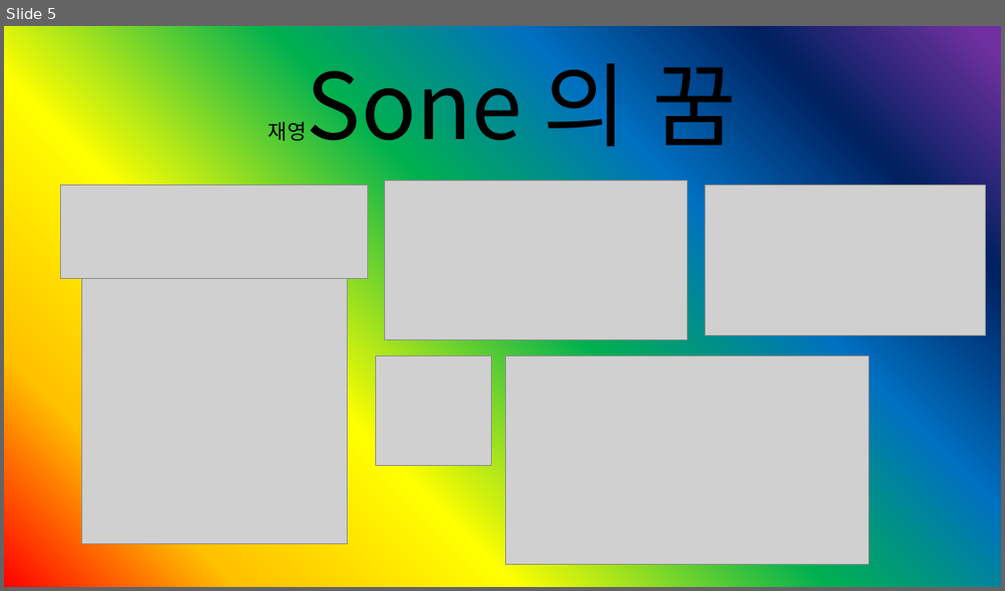
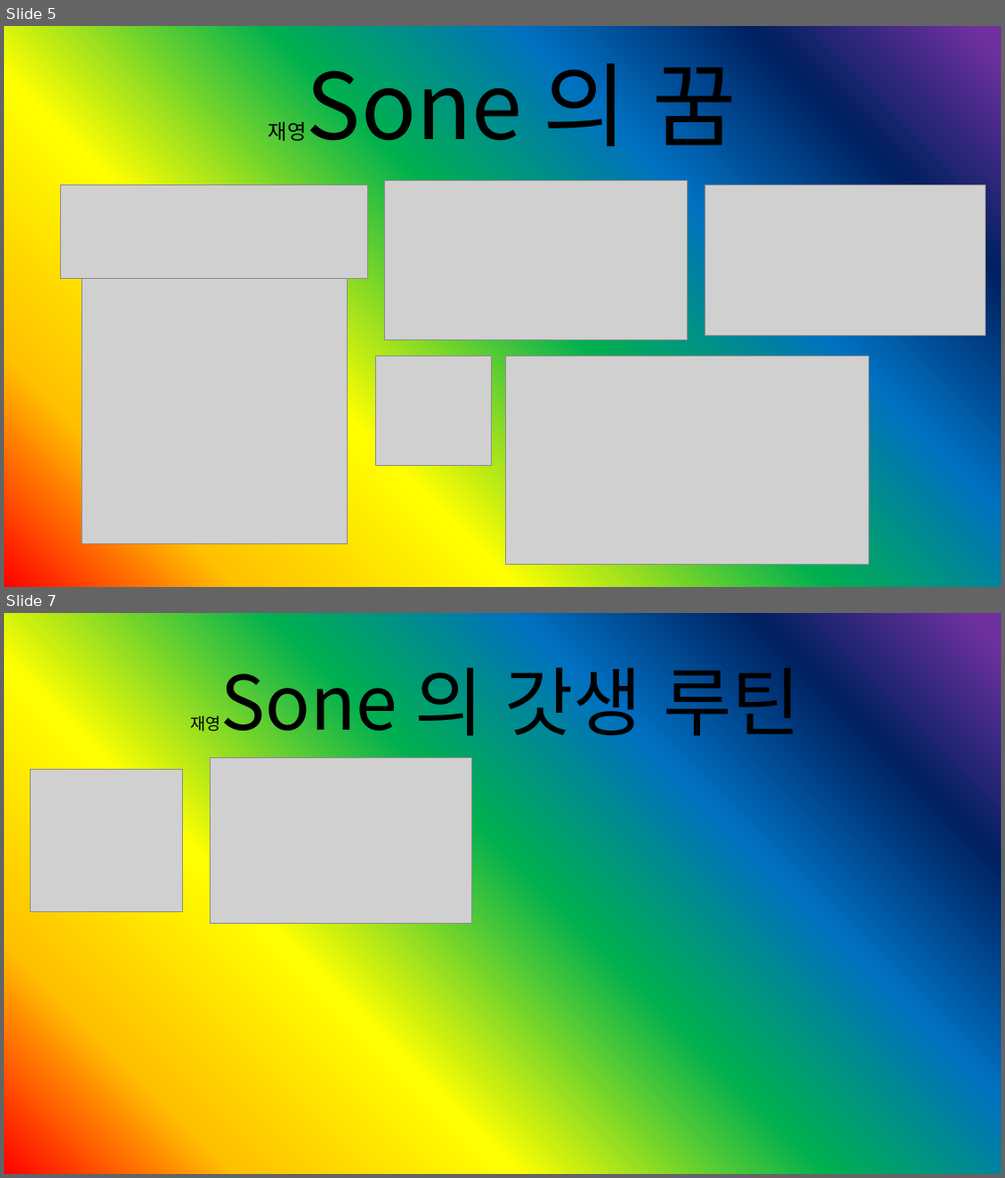
Before and after one commit to domangga/-incomplete, a slide deck: 재영Sone 의 자존감 올리는.pptx. Shown one above the other, each under a label of ours: slide 5 before the commit, slides 5 and 7 after it; the slides between them are not shown. The pictures are 1005x591 and 1005x1178 pixels, drawn with LibreOffice and Linux fonts; fonts in the diff are those of the drawing; grey boxes stand for pictures. Boxes give left, top, right and bottom in pixels: in the first picture for what was removed or moved away, otherwise in the second. Text is boxed around its words. In the diff, an @@ line names an element or a change of style, - is before the commit and + after.

```diff
--- a/재영Sone 의 자존감 올리는.pptx
+++ b/재영Sone 의 자존감 올리는.pptx
@@ slide 7 added at [4, 613, 1001, 1174], background gradient #FF0000 to #FFC000 to #FFFF00 to #00B050 to #0070C0 to #002060 to #7030A0 @@
@@ title added at [191, 655, 801, 749], 72 pt, text #000000 @@
+재영Sone 의 갓생 루틴
@@ picture added at [30, 770, 183, 911] @@
@@ picture added at [210, 757, 471, 924] @@
```
Also in this commit, not shown: 2 slides changed, 4 other slides added.
